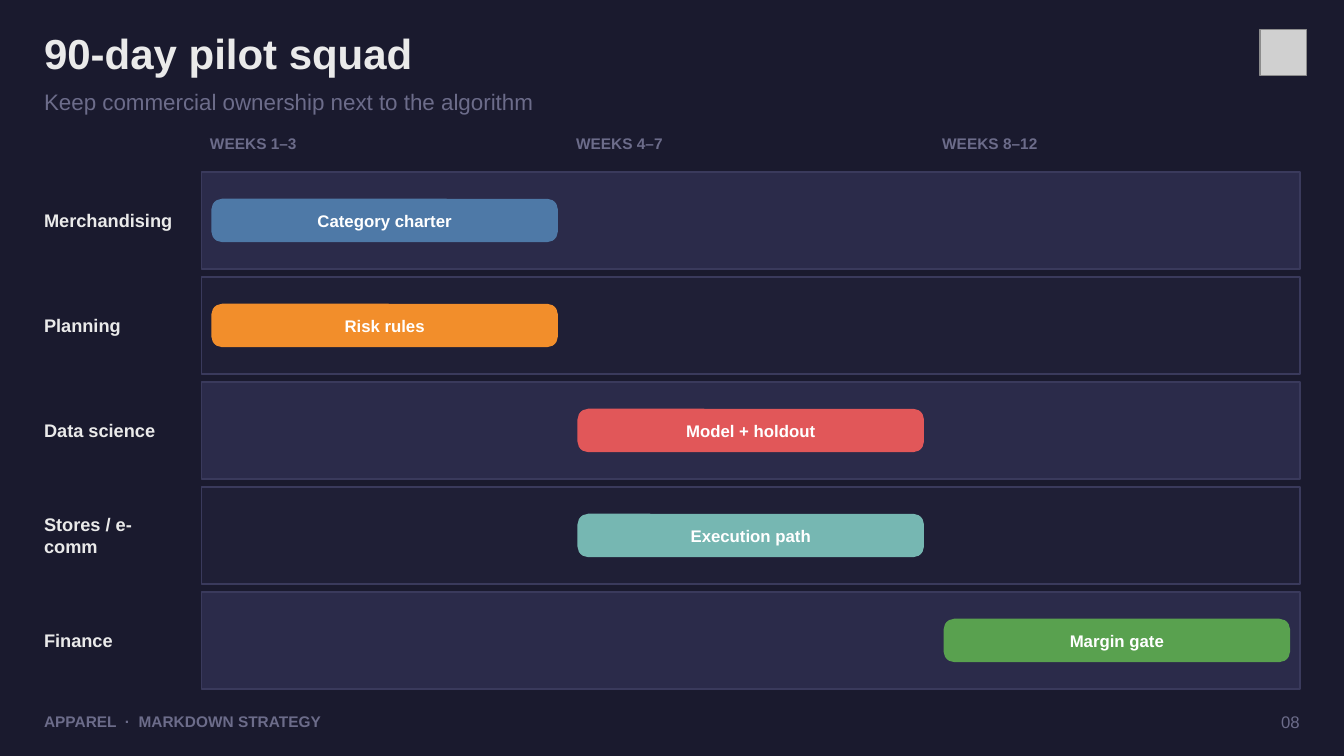
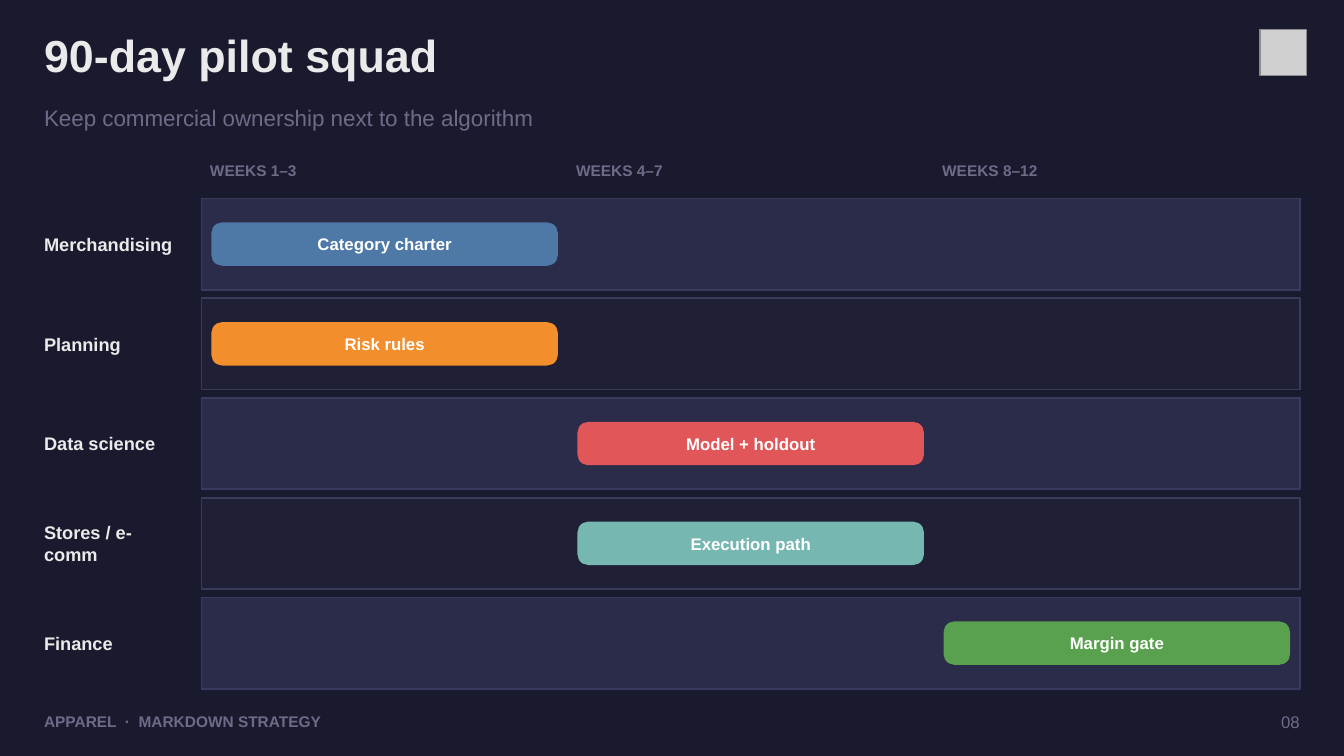
Before and after one commit to dhanesh123in/ppt-gen, a slide deck: slide 8 of examples/apparel-markdown.pptx. Drawn at 1344x756 pixels with LibreOffice and Linux fonts; fonts in the diff are those of the drawing; grey boxes stand for pictures. Boxes give left, top, right and bottom in pixels: in the first picture for what was removed or moved away, otherwise in the second. Text is boxed around its words. In the diff, an @@ line names an element or a change of style, - is before the commit and + after.

```diff
--- a/examples/apparel-markdown.pptx
+++ b/examples/apparel-markdown.pptx
@@ text "90-day pilot squad" at [44,39,437,81]: size 30 to 32 pt @@
@@ text "Merchandising": place and size @@
-text "Merchandising" at [44,213,172,231]
+text "Merchandising" at [44,237,172,255]
@@ rectangle: place and size @@
-rectangle at [202,172,1301,269]
+rectangle at [202,199,1301,290]
@@ 4 texts, 1 rounded rectangle: place and size @@
-4 texts, 1 rounded rectangle at [210,138,1037,242]
+4 texts, 1 rounded rectangle at [210,165,1037,265]
@@ text "Planning": place and size @@
-text "Planning" at [44,318,121,336]
+text "Planning" at [44,337,121,355]
@@ rectangle: place and size @@
-rectangle at [202,277,1301,374]
+rectangle at [202,298,1301,390]
@@ rounded rectangle: place and size @@
-rounded rectangle at [212,304,557,347]
+rounded rectangle at [212,323,557,365]
@@ text "Risk rules": place and size @@
-text "Risk rules" at [345,320,425,332]
+text "Risk rules" at [345,338,425,350]
@@ text "Data science": place and size @@
-text "Data science" at [44,423,155,437]
+text "Data science" at [44,436,155,450]
@@ rectangle: place and size @@
-rectangle at [202,382,1301,479]
+rectangle at [202,398,1301,490]
@@ 2 texts, 1 rounded rectangle: place and size @@
-2 texts, 1 rounded rectangle at [44,94,924,452]
+2 texts, 1 rounded rectangle at [44,110,924,465]
@@ text "Stores / e-comm": place and size @@
-text "Stores / e-comm" at [44,518,132,553]
+text "Stores / e-comm" at [44,526,132,561]
@@ rectangle: place and size @@
-rectangle at [202,487,1301,584]
+rectangle at [202,498,1301,590]
@@ rounded rectangle: place and size @@
-rounded rectangle at [579,514,924,557]
+rounded rectangle at [579,522,924,565]
@@ text "Execution path": place and size @@
-text "Execution path" at [691,530,810,546]
+text "Execution path" at [691,538,810,554]
@@ rectangle: place and size @@
-rectangle at [202,593,1301,690]
+rectangle at [202,598,1301,690]
```
Also in this commit, not shown: 8 other slides changed, 14 other files.
